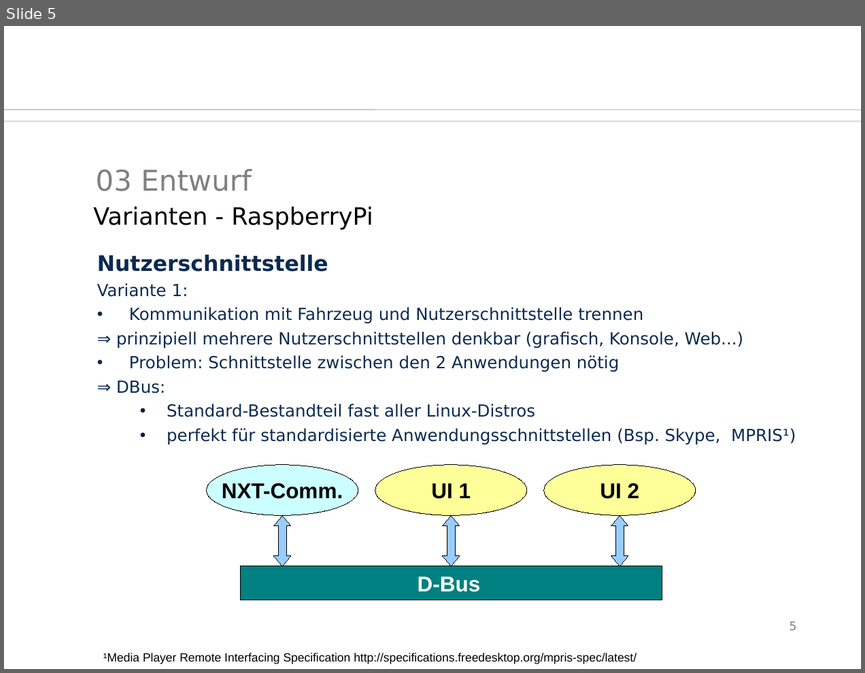
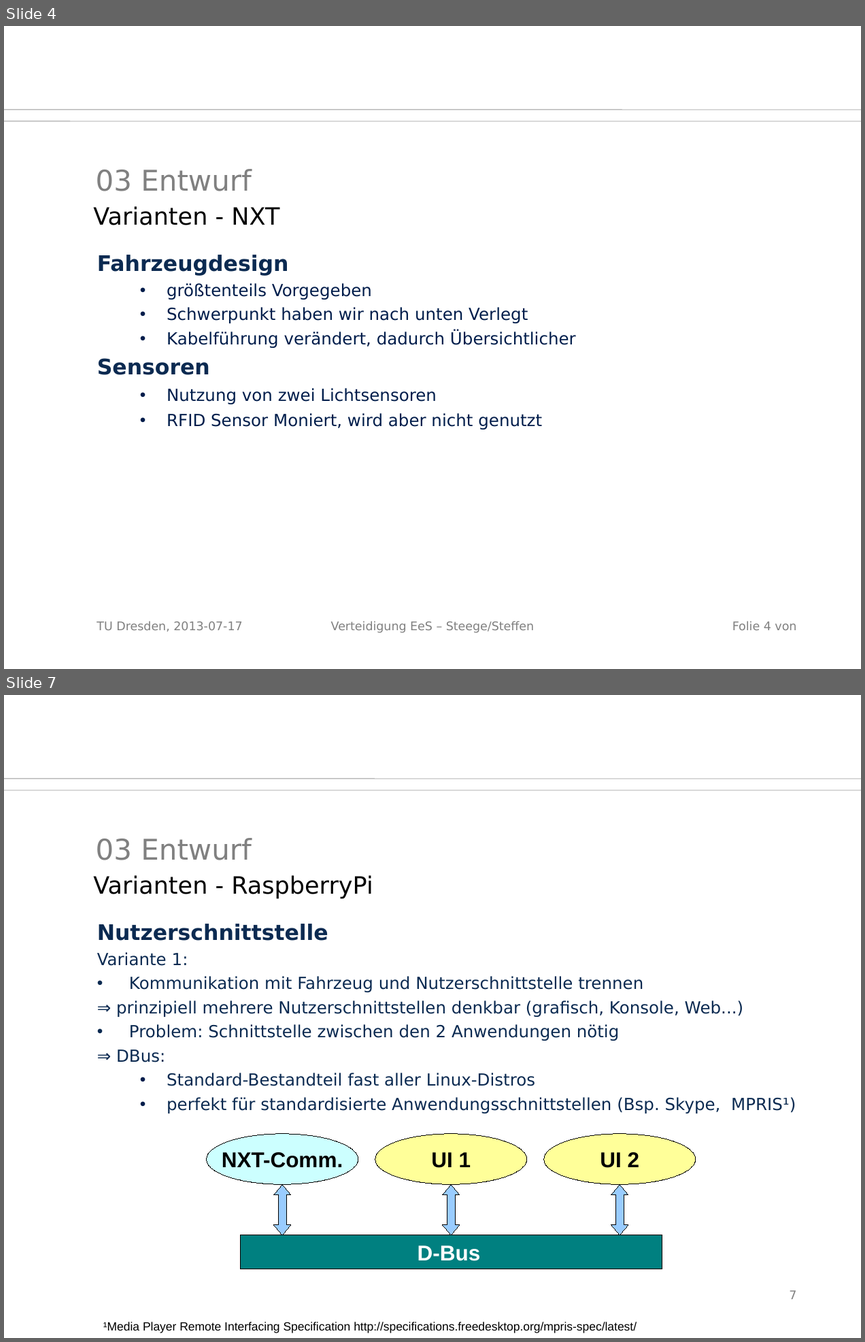
Before and after one commit to SaSteDD/ees_StegStef, a slide deck: präsi/btwf.odp. Shown one above the other, each under a label of ours: slide 5 before the commit, slides 4 and 7 after it; the slides between them are not shown. The pictures are 865x673 and 865x1342 pixels, drawn with LibreOffice and Linux fonts; fonts in the diff are those of the drawing; background and template pictures are left out. Boxes give left, top, right and bottom in pixels: in the first picture for what was removed or moved away, otherwise in the second. Text is boxed around its words. In the diff, an @@ line names an element or a change of style, - is before the commit and + after.

```diff
--- a/präsi/btwf.odp
+++ b/präsi/btwf.odp
@@ slide 4 added at (4,26,861,669), background #FFFFFF @@
@@ freeform shape added at (4,121,861,121), outline #969696 0.51 pt @@
@@ freeform shape added at (4,110,861,110), outline #969696 0.51 pt @@
@@ title added at (96,169,252,191), 24 pt, text #808080 @@
+03 Entwurf
@@ free added at (93,197,797,233), 20 pt, text #000000 @@
+Varianten - NXT
@@ text added at (97,254,576,429), 14 pt, text #001D4B @@
+Fahrzeugdesign
+  • größtenteils Vorgegeben
+  • Schwerpunkt haben wir nach unten Verlegt
+  • Kabelführung verändert, dadurch Übersichtlicher
+Sensoren
+  • Nutzung von zwei Lichtsensoren
+  • RFID Sensor Moniert, wird aber nicht genutzt
@@ text added at (96,621,242,631), 10 pt, text #808080 @@
+TU Dresden, 2013-07-17
@@ text added at (331,621,534,633), 10 pt, text #808080 @@
+Verteidigung EeS – Steege/Steffen
@@ page number added at (732,621,796,630), 10 pt, text #808080 @@
+Folie 4 von
@@ what was slide 5 is now slide 7 @@
@@ page number at (789,1290,796,1299): text changed @@
-5
+7
```
Also in this commit, not shown: 2 slides changed, 3 other slides added, 1 slide removed, 8 other files.
